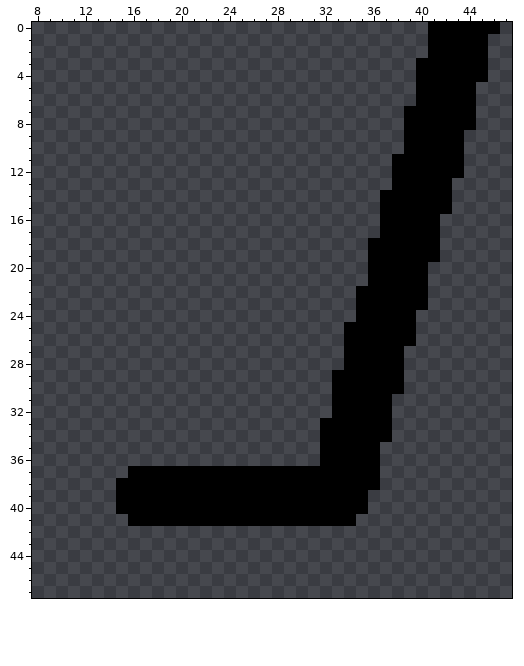
Pixel-art sprite -- images/leftFoot.png. The picture above was drawn from the file before the commit.
The file is 60x60 pixels. Shown: x 8..47, y 0..47.
After the commit:
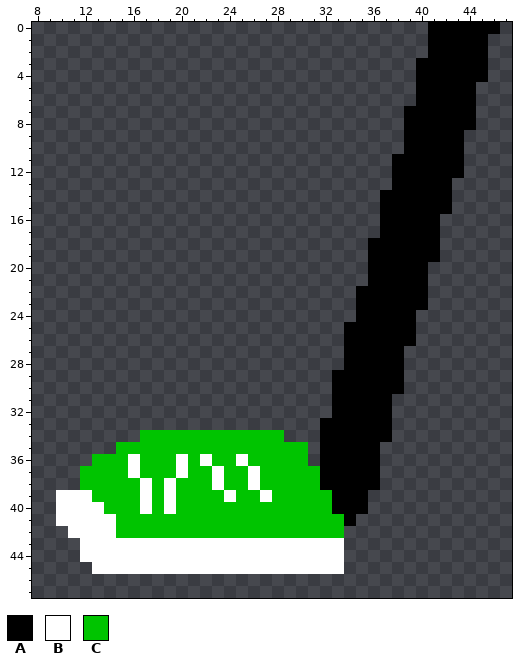
Palette (. is transparent): A #000000  B #ffffff  C #00c400
The exact change:
{"y":34,"x":17,"old":"............","new":"CCCCCCCCCCCC"}
{"y":35,"x":15,"old":"................","new":"CCCCCCCCCCCCCCCC"}
{"y":36,"x":13,"old":"..................","new":"CCCBCCCBCBCCBCCCCC"}
{"y":37,"x":12,"old":"....AAAAAAAAAAAAAAAA","new":"CCCCBCCCBCCBCCBCCCCC"}
{"y":38,"x":12,"old":"...AAAAAAAAAAAAAAAAA","new":"CCCCCBCBCCCBCCBCCCCC"}
{"y":39,"x":10,"old":".....AAAAAAAAAAAAAAAAAA","new":"BBBCCCCBCBCCCCBCCBCCCCC"}
{"y":40,"x":10,"old":".....AAAAAAAAAAAAAAAAAA","new":"BBBBCCCBCBCCCCCCCCCCCCC"}
{"y":41,"x":10,"old":"......AAAAAAAAAAAAAAAAAA","new":"BBBBBCCCCCCCCCCCCCCCCCCC"}
{"y":42,"x":11,"old":".......................","new":"BBBBCCCCCCCCCCCCCCCCCCC"}
{"y":43,"x":12,"old":"......................","new":"BBBBBBBBBBBBBBBBBBBBBB"}
{"y":44,"x":12,"old":"......................","new":"BBBBBBBBBBBBBBBBBBBBBB"}
{"y":45,"x":13,"old":".....................","new":"BBBBBBBBBBBBBBBBBBBBB"}
